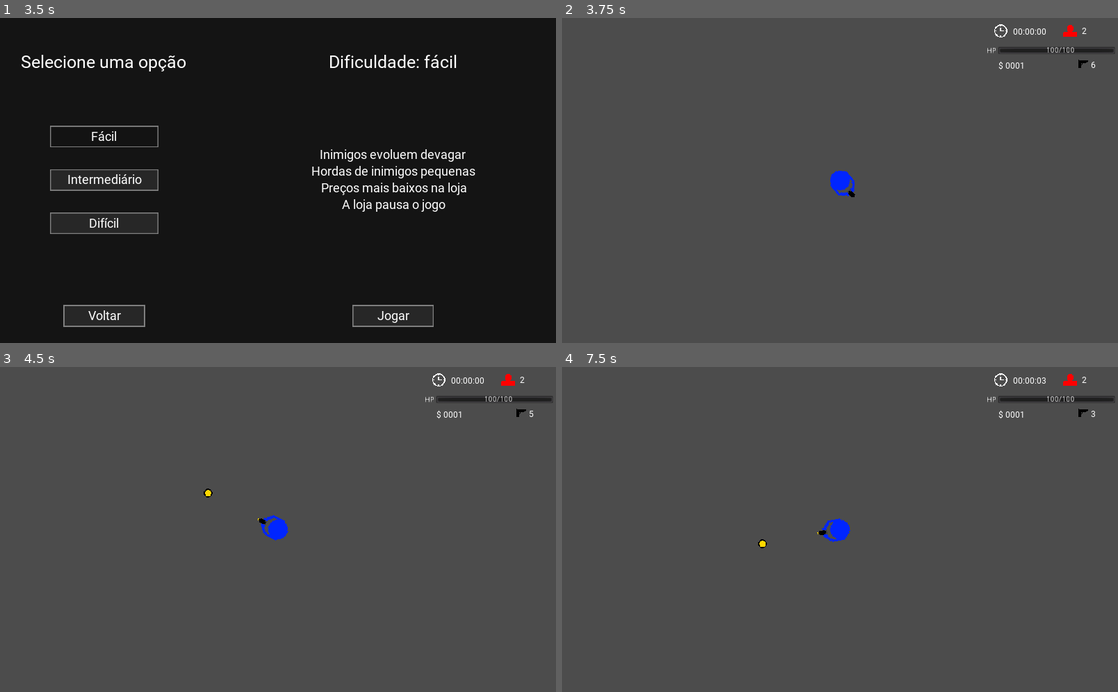
Above: before the commit, frames 1-4 (two rows, left to right).
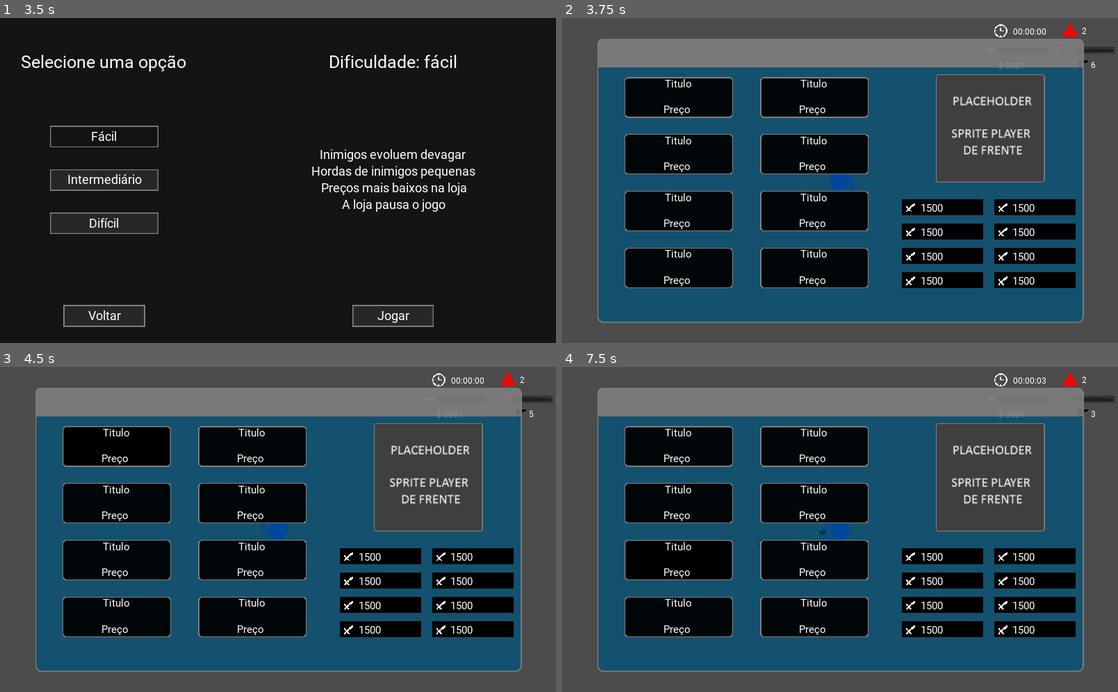
Above: after the commit, the same moments.

Repository: GregorioFornetti/Zigmor
Game: Godot game, scene res://Scenes_and_scripts/Interfaces/Menus/Main_menu.tscn
The game is run twice, just before and just after one commit, with the same random seed, the same clock (stepped at 60 frames per second) and the same inputs.
Inputs (mouse positions are in pixels of both pictures, inside the frame that each line leads up to):
- Up to frame 1 (3.5 s): click "Jogar" at 0.5 s; click "Voltar" at 1.25 s; click "Jogar" at 2 s; click "Fácil" at 2.75 s
- Up to frame 2 (3.75 s): click "Jogar" at 3.5 s
- Up to frame 3 (4.5 s): click (116, 445) at 4.25 s, where only the run after the commit has a clickable "Titulo"
- Up to frame 4 (7.5 s): click (812, 445) at 5 s, where only the run after the commit has a clickable "Titulo"; click (678, 503) at 5.75 s, where only the run after the commit has a clickable "Titulo"; click (812, 503) at 6.5 s, where only the run after the commit has a clickable "Titulo"; click (678, 558) at 7.25 s, where only the run after the commit has a clickable "Titulo"

Frame 1 is identical in both runs. In frame 2, 70% of the frame differs, in the area x 6-94%, y 6-94%; in frame 3, 70%; in frame 4, 70%.

Commit message:
Sist-loja
- Botões para a loja
- Status boxes

Diff:
--- a/Scenes_and_scripts/Interfaces/Buttons/Btn.tscn
+++ b/Scenes_and_scripts/Interfaces/Buttons/Btn.tscn
@@ -9,6 +9,7 @@
 [node name="Btn" type="TextureButton"]
 margin_right = 40.0
 margin_bottom = 40.0
+mouse_default_cursor_shape = 2
 __meta__ = {
 "_edit_use_anchors_": false
 }
--- a/Scenes_and_scripts/Interfaces/Menus/Main_menu.tscn
+++ b/Scenes_and_scripts/Interfaces/Menus/Main_menu.tscn
@@ -103,6 +103,7 @@
 [connection signal="pressed" from="Bottom_container/Btns_container/Btn_play" to="." method="_on_Btn_play_pressed"]
 [connection signal="pressed" from="Bottom_container/Btns_container/Btn_options" to="." method="_on_Btn_options_pressed"]
 [connection signal="pressed" from="Bottom_container/Btns_container/Btn_credits" to="." method="_on_Btn_credits_pressed"]
+[connection signal="pressed" from="Bottom_container/Btns_container/Btn_exit" to="." method="_on_Btn_exit_pressed"]
 
 [editable path="Bottom_container/Btns_container/Btn_play"]
 [editable path="Bottom_container/Btns_container/Btn_options"]
--- /dev/null
+++ b/Scenes_and_scripts/Interfaces/Upgrades_shop/Btn_shop_buy.tscn
@@ -0,0 +1,47 @@
+[gd_scene load_steps=5 format=2]
+
+[ext_resource path="res://Sprites/Interface/Menu-interface/Buttons/Shop-btns/Shop-button-normal.png" type="Texture" id=1]
+[ext_resource path="res://Fonts/Roboto-Regular.ttf" type="DynamicFontData" id=2]
+[ext_resource path="res://Sprites/Interface/Menu-interface/Buttons/Shop-btns/Shop-button-hover.png" type="Texture" id=3]
+
+[sub_resource type="DynamicFont" id=1]
+size = 20
+extra_spacing_bottom = -8
+font_data = ExtResource( 2 )
+
+[node name="Btn_shop_buy" type="TextureButton"]
+margin_right = 200.0
+margin_bottom = 75.0
+mouse_default_cursor_shape = 2
+texture_normal = ExtResource( 1 )
+texture_hover = ExtResource( 3 )
+__meta__ = {
+"_edit_use_anchors_": false
+}
+
+[node name="Title" type="Label" parent="."]
+anchor_right = 1.0
+margin_left = 4.0
+margin_top = 1.0
+margin_right = -6.0
+margin_bottom = 50.0
+custom_fonts/font = SubResource( 1 )
+text = "Titulo"
+align = 1
+autowrap = true
+__meta__ = {
+"_edit_use_anchors_": false
+}
+
+[node name="Price" type="Label" parent="."]
+anchor_right = 1.0
+margin_left = 2.02702
+margin_top = 48.919
+margin_right = -7.97298
+margin_bottom = 72.919
+custom_fonts/font = SubResource( 1 )
+text = "Preço"
+align = 1
+__meta__ = {
+"_edit_use_anchors_": false
+}
--- /dev/null
+++ b/Scenes_and_scripts/Interfaces/Upgrades_shop/Btn_shop_page.tscn
@@ -0,0 +1,36 @@
+[gd_scene load_steps=5 format=2]
+
+[ext_resource path="res://Fonts/Roboto-Regular.ttf" type="DynamicFontData" id=1]
+[ext_resource path="res://Sprites/Interface/Menu-interface/Buttons/Shop-btns/Shop-button-normal.png" type="Texture" id=2]
+[ext_resource path="res://Sprites/Interface/Menu-interface/Buttons/Shop-btns/Shop-button-hover.png" type="Texture" id=3]
+
+[sub_resource type="DynamicFont" id=1]
+size = 20
+font_data = ExtResource( 1 )
+
+[node name="Btn_shop_page" type="TextureButton"]
+margin_right = 40.0
+margin_bottom = 40.0
+mouse_default_cursor_shape = 2
+texture_normal = ExtResource( 2 )
+texture_hover = ExtResource( 3 )
+__meta__ = {
+"_edit_use_anchors_": false
+}
+
+[node name="Title" type="Label" parent="."]
+anchor_left = 0.5
+anchor_top = 0.5
+anchor_right = 0.5
+anchor_bottom = 0.5
+margin_left = -92.0
+margin_top = -33.5
+margin_right = 93.0
+margin_bottom = 33.5
+custom_fonts/font = SubResource( 1 )
+align = 1
+valign = 1
+autowrap = true
+__meta__ = {
+"_edit_use_anchors_": false
+}
--- a/Scenes_and_scripts/Interfaces/Upgrades_shop/Shop_content_container.tscn
+++ b/Scenes_and_scripts/Interfaces/Upgrades_shop/Shop_content_container.tscn
@@ -1,19 +1,21 @@
-[gd_scene load_steps=3 format=2]
+[gd_scene load_steps=4 format=2]
 
 [ext_resource path="res://Sprites/Interface/Menu-interface/Upgrade-shop-images/Player-frontal-image.png" type="Texture" id=1]
-[ext_resource path="res://Sprites/Interface/Menu-interface/Buttons/Shop-button.png" type="Texture" id=2]
-
+[ext_resource path="res://Scenes_and_scripts/Interfaces/Upgrades_shop/Btn_shop_buy.tscn" type="PackedScene" id=2]
+[ext_resource path="res://Scenes_and_scripts/Interfaces/Upgrades_shop/Status_box.tscn" type="PackedScene" id=3]
 
 [node name="Shop_content_container" type="Control"]
 anchor_right = 1.0
 anchor_bottom = 1.0
+mouse_filter = 2
 __meta__ = {
 "_edit_use_anchors_": false
 }
 
 [node name="Left_container" type="Control" parent="."]
 anchor_bottom = 1.0
-margin_right = 500.0
+margin_right = 550.0
+mouse_filter = 2
 __meta__ = {
 "_edit_use_anchors_": false
 }
@@ -23,28 +25,139 @@
 anchor_top = 0.5
 anchor_right = 0.5
 anchor_bottom = 0.5
-margin_left = -200.0
-margin_top = -175.0
-margin_right = 200.0
-margin_bottom = 175.0
+margin_left = -225.0
+margin_top = -218.0
+margin_right = 225.0
+margin_bottom = 172.0
+mouse_filter = 2
+custom_constants/vseparation = 30
+custom_constants/hseparation = 50
 columns = 2
 __meta__ = {
 "_edit_use_anchors_": false
 }
 
-[node name="Sprite" type="Sprite" parent="Left_container/GridContainer"]
-texture = ExtResource( 2 )
-centered = false
+[node name="Btn_shop_buy" parent="Left_container/GridContainer" instance=ExtResource( 2 )]
+
+[node name="Btn_shop_buy2" parent="Left_container/GridContainer" instance=ExtResource( 2 )]
+margin_left = 250.0
+margin_right = 450.0
+
+[node name="Btn_shop_buy3" parent="Left_container/GridContainer" instance=ExtResource( 2 )]
+margin_top = 105.0
+margin_bottom = 180.0
+
+[node name="Btn_shop_buy4" parent="Left_container/GridContainer" instance=ExtResource( 2 )]
+margin_left = 250.0
+margin_top = 105.0
+margin_right = 450.0
+margin_bottom = 180.0
+
+[node name="Btn_shop_buy5" parent="Left_container/GridContainer" instance=ExtResource( 2 )]
+margin_top = 210.0
+margin_bottom = 285.0
+
+[node name="Btn_shop_buy6" parent="Left_container/GridContainer" instance=ExtResource( 2 )]
+margin_left = 250.0
+margin_top = 210.0
+margin_right = 450.0
+margin_bottom = 285.0
+
+[node name="Btn_shop_buy7" parent="Left_container/GridContainer" instance=ExtResource( 2 )]
+margin_top = 315.0
+margin_bottom = 390.0
+
+[node name="Btn_shop_buy8" parent="Left_container/GridContainer" instance=ExtResource( 2 )]
+margin_left = 250.0
+margin_top = 315.0
+margin_right = 450.0
+margin_bottom = 390.0
 
 [node name="Rigth_container" type="Control" parent="."]
 anchor_left = 1.0
 anchor_right = 1.0
 anchor_bottom = 1.0
-margin_left = -400.0
+margin_left = -350.0
+margin_top = -1.12247
+margin_bottom = -1.12244
+mouse_filter = 2
 __meta__ = {
 "_edit_use_anchors_": false
 }
 
 [node name="Sprite" type="Sprite" parent="Rigth_container"]
-position = Vector2( 207, 130 )
+position = Vector2( 178, 114 )
 texture = ExtResource( 1 )
+
+[node name="GridContainer" type="GridContainer" parent="Rigth_container"]
+anchor_left = 0.5
+anchor_right = 0.5
+margin_left = -160.0
+margin_top = 244.0
+margin_right = 160.0
+margin_bottom = 409.0
+mouse_filter = 2
+custom_constants/vseparation = 15
+custom_constants/hseparation = 20
+columns = 2
+__meta__ = {
+"_edit_use_anchors_": false
+}
+
+[node name="Status_box" parent="Rigth_container/GridContainer" instance=ExtResource( 3 )]
+anchor_right = 0.0
+anchor_bottom = 0.0
+margin_right = 150.0
+margin_bottom = 30.0
+
+[node name="Status_box3" parent="Rigth_container/GridContainer" instance=ExtResource( 3 )]
+anchor_right = 0.0
+anchor_bottom = 0.0
+margin_left = 170.0
+margin_right = 320.0
+margin_bottom = 30.0
+
+[node name="Status_box4" parent="Rigth_container/GridContainer" instance=ExtResource( 3 )]
+anchor_right = 0.0
+anchor_bottom = 0.0
+margin_top = 45.0
+margin_right = 150.0
+margin_bottom = 75.0
+
+[node name="Status_box5" parent="Rigth_container/GridContainer" instance=ExtResource( 3 )]
+anchor_right = 0.0
+anchor_bottom = 0.0
+margin_left = 170.0
+margin_top = 45.0
+margin_right = 320.0
+margin_bottom = 75.0
+
+[node name="Status_box6" parent="Rigth_container/GridContainer" instance=ExtResource( 3 )]
+anchor_right = 0.0
+anchor_bottom = 0.0
+margin_top = 90.0
+margin_right = 150.0
+margin_bottom = 120.0
+
+[node name="Status_box7" parent="Rigth_container/GridContainer" instance=ExtResource( 3 )]
+anchor_right = 0.0
+anchor_bottom = 0.0
+margin_left = 170.0
+margin_top = 90.0
+margin_right = 320.0
+margin_bottom = 120.0
+
+[node name="Status_box8" parent="Rigth_container/GridContainer" instance=ExtResource( 3 )]
+anchor_right = 0.0
+anchor_bottom = 0.0
+margin_top = 135.0
+margin_right = 150.0
+margin_bottom = 165.0
+
+[node name="Status_box2" parent="Rigth_container/GridContainer" instance=ExtResource( 3 )]
+anchor_right = 0.0
+anchor_bottom = 0.0
+margin_left = 170.0
+margin_top = 135.0
+margin_right = 320.0
+margin_bottom = 165.0
--- /dev/null
+++ b/Scenes_and_scripts/Interfaces/Upgrades_shop/Status_box.gd
@@ -0,0 +1,12 @@
+extends Control
+
+
+func _on_Status_box_mouse_entered():
+	$Tooltip.visible = true
+
+func _on_Status_box_mouse_exited():
+	$Tooltip.visible = false
+
+
+func _on_Status_box_focus_entered():
+	print("OI")
--- /dev/null
+++ b/Scenes_and_scripts/Interfaces/Upgrades_shop/Status_box.tscn
@@ -0,0 +1,78 @@
+[gd_scene load_steps=8 format=2]
+
+[ext_resource path="res://Sprites/Interface/Menu-interface/Backgrounds/Status-box-background.png" type="Texture" id=1]
+[ext_resource path="res://Fonts/Roboto-Regular.ttf" type="DynamicFontData" id=2]
+[ext_resource path="res://Sprites/Interface/Menu-interface/Upgrade-shop-images/Sword-damage-icon.png" type="Texture" id=3]
+[ext_resource path="res://Sprites/Interface/Menu-interface/Backgrounds/Tooltip-background.png" type="Texture" id=4]
+[ext_resource path="res://Scenes_and_scripts/Interfaces/Upgrades_shop/Status_box.gd" type="Script" id=5]
+
+[sub_resource type="DynamicFont" id=1]
+size = 20
+font_data = ExtResource( 2 )
+
+[sub_resource type="DynamicFont" id=2]
+size = 18
+extra_spacing_bottom = -8
+font_data = ExtResource( 2 )
+
+[node name="Status_box" type="Container"]
+anchor_right = 0.146
+anchor_bottom = 0.05
+margin_right = 0.495987
+rect_min_size = Vector2( 150, 30 )
+script = ExtResource( 5 )
+__meta__ = {
+"_edit_use_anchors_": false
+}
+
+[node name="Background" type="Sprite" parent="."]
+texture = ExtResource( 1 )
+centered = false
+
+[node name="Amount" type="Label" parent="."]
+anchor_right = 1.0
+anchor_bottom = 1.0
+margin_left = 34.0
+margin_top = 5.0
+margin_bottom = 1.0
+custom_fonts/font = SubResource( 1 )
+text = "1500"
+valign = 1
+__meta__ = {
+"_edit_use_anchors_": false
+}
+
+[node name="Icon" type="Sprite" parent="."]
+position = Vector2( 16, 16 )
+texture = ExtResource( 3 )
+
+[node name="Tooltip" type="Control" parent="."]
+visible = false
+margin_left = 40.0797
+margin_top = -104.132
+margin_right = 140.08
+margin_bottom = -4.13235
+__meta__ = {
+"_edit_use_anchors_": false
+}
+
+[node name="Background" type="Sprite" parent="Tooltip"]
+texture = ExtResource( 4 )
+centered = false
+
+[node name="Info" type="Label" parent="Tooltip"]
+margin_left = 2.66629
+margin_top = 1.66515
+margin_right = 96.6663
+margin_bottom = 96.6652
+custom_fonts/font = SubResource( 2 )
+custom_colors/font_color = Color( 0, 0, 0, 1 )
+text = "Dano da arma por tiro"
+autowrap = true
+__meta__ = {
+"_edit_use_anchors_": false
+}
+
+[connection signal="focus_entered" from="." to="." method="_on_Status_box_focus_entered"]
+[connection signal="mouse_entered" from="." to="." method="_on_Status_box_mouse_entered"]
+[connection signal="mouse_exited" from="." to="." method="_on_Status_box_mouse_exited"]
--- /dev/null
+++ b/Scenes_and_scripts/Interfaces/Upgrades_shop/Upgrades_shop.gd
@@ -0,0 +1,14 @@
+extends CanvasLayer
+
+
+# Declare member variables here. Examples:
+# var a = 2
+# var b = "text"
+
+
+# Called when the node enters the scene tree for the first time.
+
+
+# Called every frame. 'delta' is the elapsed time since the previous frame.
+#func _process(delta):
+#	pass
--- a/Scenes_and_scripts/Interfaces/Upgrades_shop/Upgrades_shop.tscn
+++ b/Scenes_and_scripts/Interfaces/Upgrades_shop/Upgrades_shop.tscn
@@ -1,19 +1,22 @@
-[gd_scene load_steps=3 format=2]
+[gd_scene load_steps=4 format=2]
 
 [ext_resource path="res://Sprites/Interface/Menu-interface/Backgrounds/Upgrades-shop-background.png" type="Texture" id=1]
 [ext_resource path="res://Scenes_and_scripts/Interfaces/Upgrades_shop/Shop_content_container.tscn" type="PackedScene" id=2]
+[ext_resource path="res://Scenes_and_scripts/Interfaces/Upgrades_shop/Upgrades_shop.gd" type="Script" id=3]
 
-[node name="CanvasLayer" type="CanvasLayer"]
+[node name="Upgrade_shop" type="CanvasLayer"]
+script = ExtResource( 3 )
 
 [node name="Main_container" type="Control" parent="."]
 anchor_left = 0.5
 anchor_top = 0.5
 anchor_right = 0.5
 anchor_bottom = 0.5
-margin_left = -450.0
-margin_top = -250.0
-margin_right = 450.0
-margin_bottom = 250.0
+margin_left = -447.0
+margin_top = -262.5
+margin_right = 449.0
+margin_bottom = 262.5
+mouse_filter = 1
 __meta__ = {
 "_edit_use_anchors_": false
 }
@@ -25,6 +28,7 @@
 [node name="Top_container" type="Control" parent="Main_container"]
 anchor_right = 1.0
 margin_bottom = 50.0
+mouse_filter = 1
 __meta__ = {
 "_edit_use_anchors_": false
 }
@@ -33,7 +37,8 @@
 anchor_top = 1.0
 anchor_right = 1.0
 anchor_bottom = 1.0
-margin_top = -450.0
+margin_top = -472.0
+mouse_filter = 1
 __meta__ = {
 "_edit_use_anchors_": false
 }
@@ -41,3 +46,4 @@
 [node name="Shop_content_container" parent="Main_container/Bottom_container" instance=ExtResource( 2 )]
 
 [editable path="Main_container/Bottom_container/Shop_content_container"]
+[editable path="Main_container/Bottom_container/Shop_content_container/Rigth_container/GridContainer/Status_box"]
--- a/Scenes_and_scripts/Testing_map.tscn
+++ b/Scenes_and_scripts/Testing_map.tscn
@@ -1,7 +1,8 @@
-[gd_scene load_steps=4 format=2]
+[gd_scene load_steps=5 format=2]
 
 [ext_resource path="res://Scenes_and_scripts/Interfaces/Interface.tscn" type="PackedScene" id=1]
 [ext_resource path="res://Scenes_and_scripts/Player/Player.tscn" type="PackedScene" id=2]
+[ext_resource path="res://Scenes_and_scripts/Interfaces/Upgrades_shop/Upgrades_shop.tscn" type="PackedScene" id=3]
 [ext_resource path="res://Scenes_and_scripts/Spawner/Enemies_spawner.tscn" type="PackedScene" id=5]
 
 [node name="Testing_map" type="Node2D"]
@@ -11,3 +12,5 @@
 [node name="Player" parent="." instance=ExtResource( 2 )]
 
 [node name="Enemies_spawner" parent="." instance=ExtResource( 5 )]
+
+[node name="Upgrade_shop" parent="." instance=ExtResource( 3 )]
Binary file added: Sprites/Interface/Menu-interface/Backgrounds/Status-box-background.png
Not shown, added: Sprites/Interface/Menu-interface/Backgrounds/Status-box-background.png.import
Binary file added: Sprites/Interface/Menu-interface/Backgrounds/Tooltip-background.png
Not shown, changed: Sprites/Interface/Menu-interface/Backgrounds/Tooltip-background.png.import
Binary file changed: Sprites/Interface/Menu-interface/Backgrounds/Upgrades-shop-background.png
Binary file added: Sprites/Interface/Menu-interface/Buttons/Shop-btns/Shop-button-hover.png
Not shown, changed: Sprites/Interface/Menu-interface/Buttons/Shop-btns/Shop-button-hover.png.import
Binary file added: Sprites/Interface/Menu-interface/Buttons/Shop-btns/Shop-button-normal.png
Not shown, added: Sprites/Interface/Menu-interface/Buttons/Shop-btns/Shop-button-normal.png.import
Binary file removed: Sprites/Interface/Menu-interface/Buttons/Shop-button.png
Binary file removed: Sprites/Interface/Menu-interface/Upgrade-shop-images/Shop-button.png
Binary file added: Sprites/Interface/Menu-interface/Upgrade-shop-images/Sword-damage-icon.png
(and 1 more such lines)
